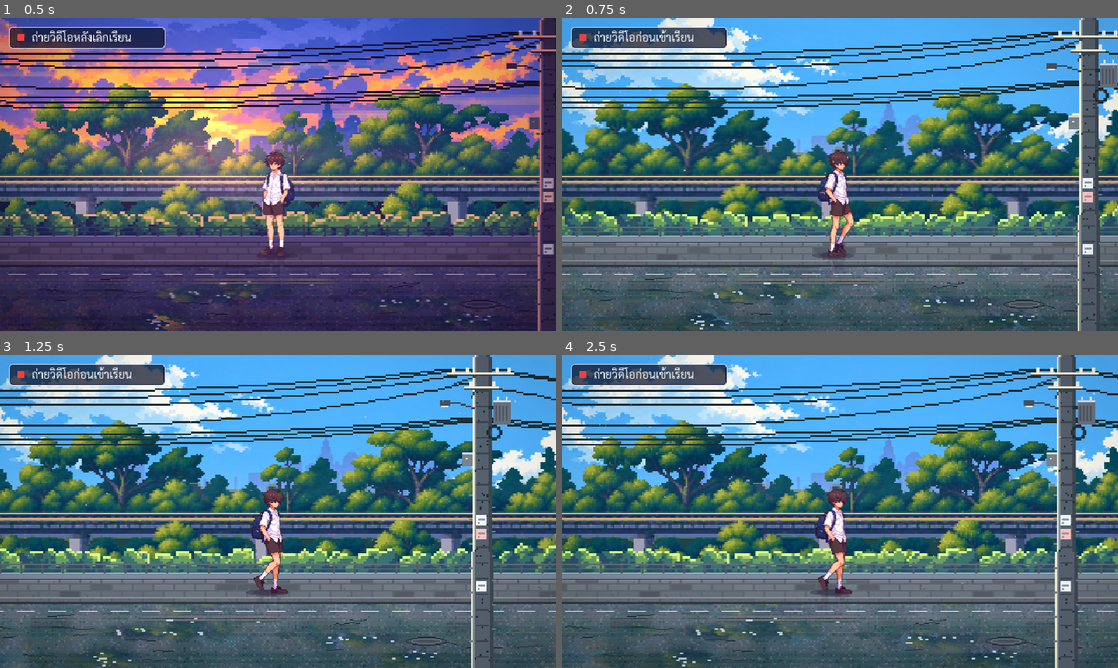
Above: before the commit, frames 1-4 (two rows, left to right).
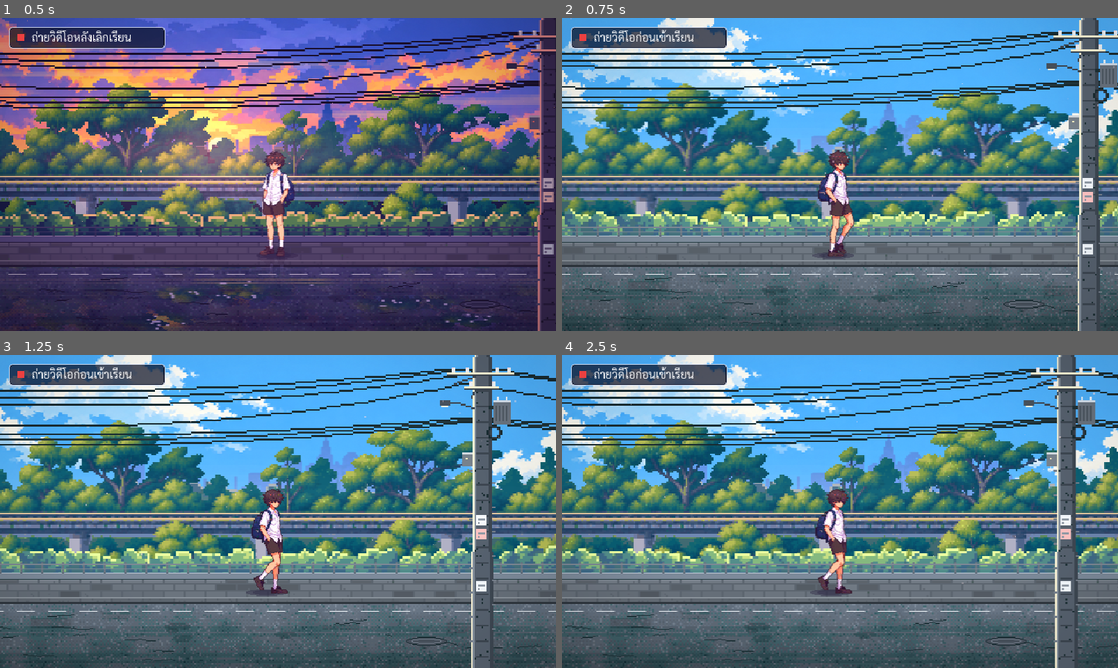
Above: after the commit, the same moments.

Repository: nerfmez/Story-game
Game: Godot game, scene res://scenes/main.tscn
Two runs of this game, one before a commit and one after it. Both use one fixed random seed, a clock stepped at 60 frames per second and the inputs below.
Inputs (mouse positions are in pixels of both pictures, inside the frame that each line leads up to):
- Up to frame 1 (0.5 s): no input
- Up to frame 2 (0.75 s): tap Enter (ui_accept) at 0.5 s; move the mouse to (962, 158) at 0.52 s; hold Right (ui_right) from 0.53 s (still down); tap T at 0.6 s; click (962, 158) at 0.67 s
- Up to frame 3 (1.25 s): keep holding Right (ui_right); tap Enter (ui_accept) at 0.77 s
- Up to frame 4 (2.5 s): move the mouse to (728, 527) at 1.27 s; release Right (ui_right) at 1.28 s; hold Left (ui_left) 1.28-2.03 s; tap T at 1.35, 2.3 s; tap Enter (ui_accept) at 1.52 s; move the mouse to (895, 442) at 2.02 s; hold Right (ui_right) from 2.03 s (still down); tap M at 2.1 s

Frame 1 is identical in both runs. In frame 2, 8.3% of the frame differs, in the area x 0-100%, y 37-100%; in frame 3, 8.3%; in frame 4, 8.2%.

Commit message:
Morning: dry road, brighter trees with lighter shadows
The morning road is the same road drawn dry (road_layer(dry=True) replays the
sunset script's random numbers, so hedge and cracks match), fully opaque, and
the hero's reflection is hidden. Trees, the foliage behind them and the hedge
are brightened with a curve that lifts the shadows more than the highlights.

Co-Authored-By: Claude Opus 5.5 <noreply@anthropic.com>
Claude-Session: https://claude.ai/code/session_011NAKRUA9btL4iodwTEM3Dh

Diff:
--- a/scripts/main.gd
+++ b/scripts/main.gd
@@ -27,6 +27,8 @@
 @export var morning := false
 ## ชั้นที่มีเฉพาะตอนเย็น (แสงอาทิตย์ แสงเรืองหน้าต่างรถไฟ เมฆเส้นสีส้ม)
 @export var evening_only: Array[NodePath] = [^"SunLight", ^"Wisps", ^"TrainLayer/Train/Glow"]
+## ตอนเช้าถนนแห้ง (ไม่มีน้ำ): ซ่อนเงาสะท้อนที่วาดอยู่บนถนน (เงาสะท้อนชั้นอื่นอยู่ใต้ถนนทึบอยู่แล้ว)
+@export var wet_only: Array[NodePath] = [^"Characters/Hero/Reflection"]
 const MORNING_AMBIENCE := "res://assets/audio/ambience_morning.ogg"
 
 
@@ -159,7 +161,7 @@
 	if mission:
 		mission.text = mission_text_morning if on else mission_text
 	_swap_textures(self, on)
-	for path in evening_only:
+	for path in evening_only + wet_only:
 		var node := get_node_or_null(path) as CanvasItem
 		if node:
 			node.visible = not on
Binary file changed: assets/bg/morning/rail_reflect.png
Binary file changed: assets/bg/morning/railway_back.png
Binary file changed: assets/bg/morning/railway_fill.png
Binary file changed: assets/bg/morning/road.png
Not shown, changed: README.md
Not shown, changed: tools/compose_morning_scene.py
Not shown, changed: tools/compose_sunset_scene.py
